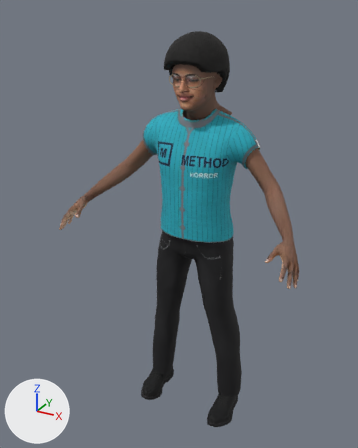
The glTF model game/assets/characters/ninja/ninja.glb: old version first, new version second.
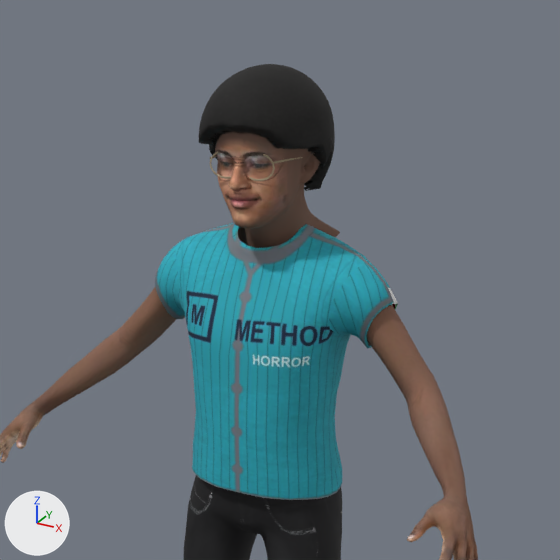
Each version appears first whole from a camera (50 mm lens) standing at (0.927, -1.875, 1.859) and looking at (-0.049, -0.1, 0.972), and next in a close-up on the part from 19% to 95% of the width and 0% to 61% of the height. The lights are fixed; the arrows at lower left show +X, +Y and +Z. The first two pictures are the older version. Vertices at exactly the same position are counted once.

In view in the first close-up: 'Ninja.body', 'Ninja.fbhead', 'Ninja.hairshell', 'Ninja.male_casualsuit04' and 1 more.
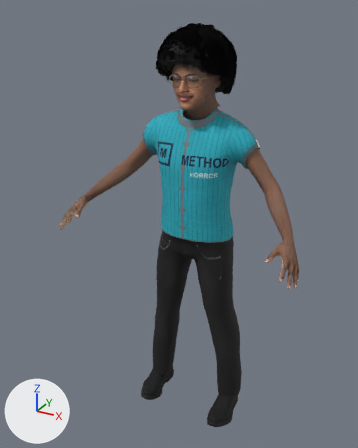
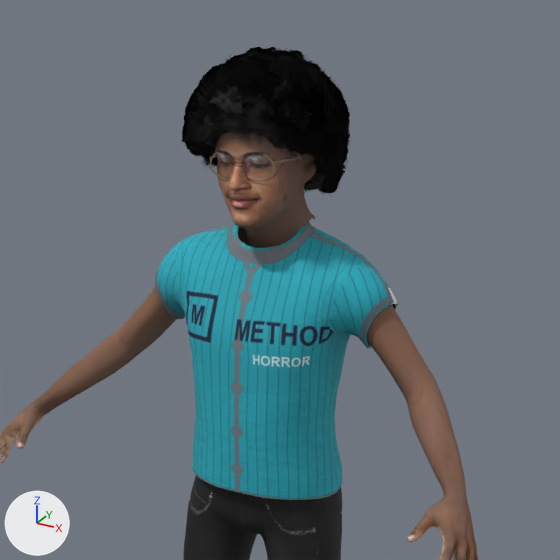
The change, as JSON lines over the scene's bpy script:
```json
{"op": "add", "block": "img_ninja_tufts", "code": ["img_ninja_tufts = load_image('ninja_tufts', '_unpacked/ninja_tufts', 1024, 1024, 'sRGB')"]}
{"op": "add", "block": "mat_ninja_hairtufts_001", "code": ["mat_ninja_hairtufts_001 = principled_material('Ninja_hairtufts.001')", "mat_ninja_hairtufts_001.texture = img_ninja_tufts  # with its transparency", "mat_ninja_hairtufts_001.roughness = 0.85"]}
{"block": "me_ninja_fbhead", "where": "# used by ob_ninja_fbhead; location = (0.0, 0.0, 0.0)"}
{"op": "remove", "block": "me_ninja_fbhead", "code": "me_ninja_fbhead.from_pydata(...)  # 7236 vertices, 14380 faces; spans x -0.107..0.118, y -0.18..0.114, z 1.381..1.738"}
{"op": "add", "block": "me_ninja_fbhead", "code": "me_ninja_fbhead.from_pydata(...)  # 3866 vertices, 7626 faces; spans x -0.109..0.114, y -0.18..0.077, z 1.392..1.738"}
{"block": "me_ninja_fbhead", "change": "me_ninja_fbhead part 1: 85 vertices moved within x -0.098..0.1, y -0.176..-0.001, z 1.433..1.625; 5942 vertices removed from x -0.107..0.118, y -0.18..0.114, z 1.381..1.738; 2572 vertices added at x -0.109..0.114, y -0.18..0.077, z 1.392..1.738"}
{"op": "add", "block": "me_ninja_hairtufts", "code": ["me_ninja_hairtufts = bpy.data.meshes.new('Ninja.hairtufts')", "me_ninja_hairtufts.from_pydata(...)  # 22208 vertices, 11104 faces; spans x -0.162..0.172, y -0.231..0.139, z 1.504..1.808", "me_ninja_hairtufts.materials.append(mat_ninja_hairtufts_001)  # picture img_ninja_tufts"]}
{"op": "add", "block": "ob_ninja_hairtufts", "code": ["ob_ninja_hairtufts = bpy.data.objects.new('Ninja.hairtufts', me_ninja_hairtufts)", "ob_ninja_hairtufts.location = (0.0, 0.0, 0.0)"]}
```

Pixel boxes [x1, y1, x2, y2] of what changed, in the close-ups (560 x 560 px):
```json
{"object": "Ninja.fbhead", "change": "reshaped", "before": [215, 131, 340, 248], "after": [215, 131, 317, 248]}
{"object": "Ninja.hairtufts", "change": "added", "after": [184, 48, 349, 194]}
```
